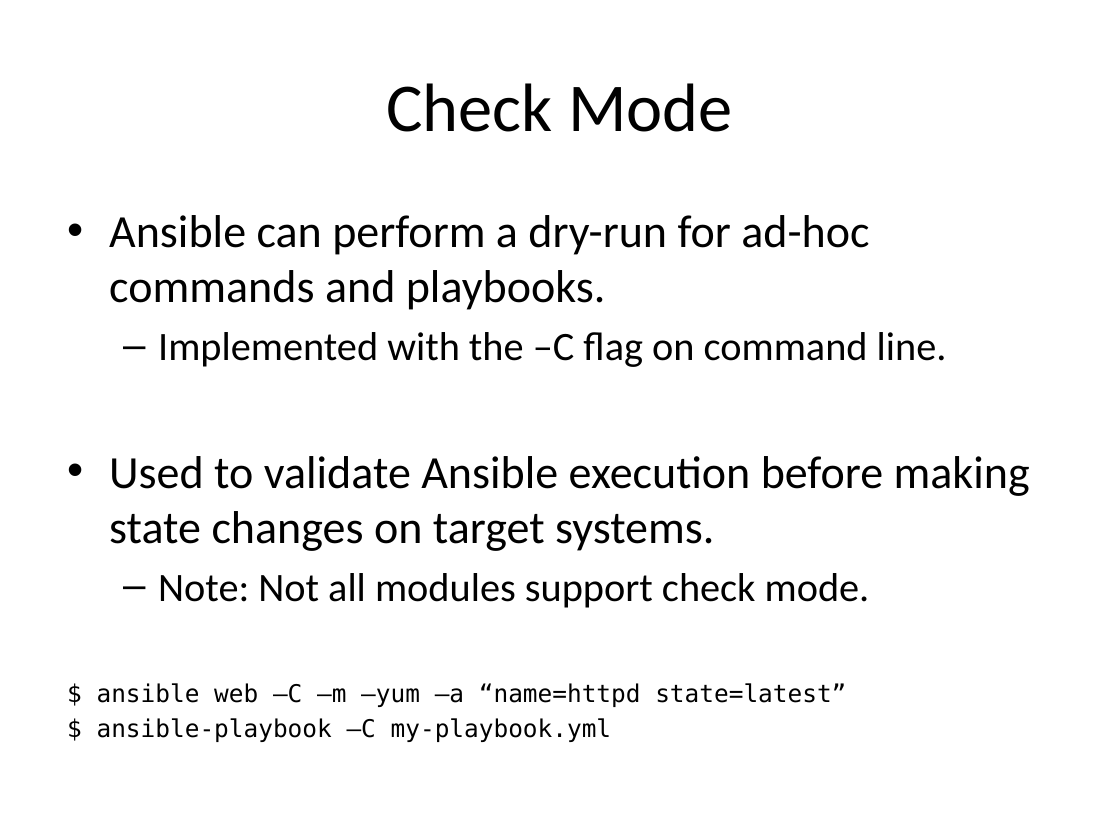
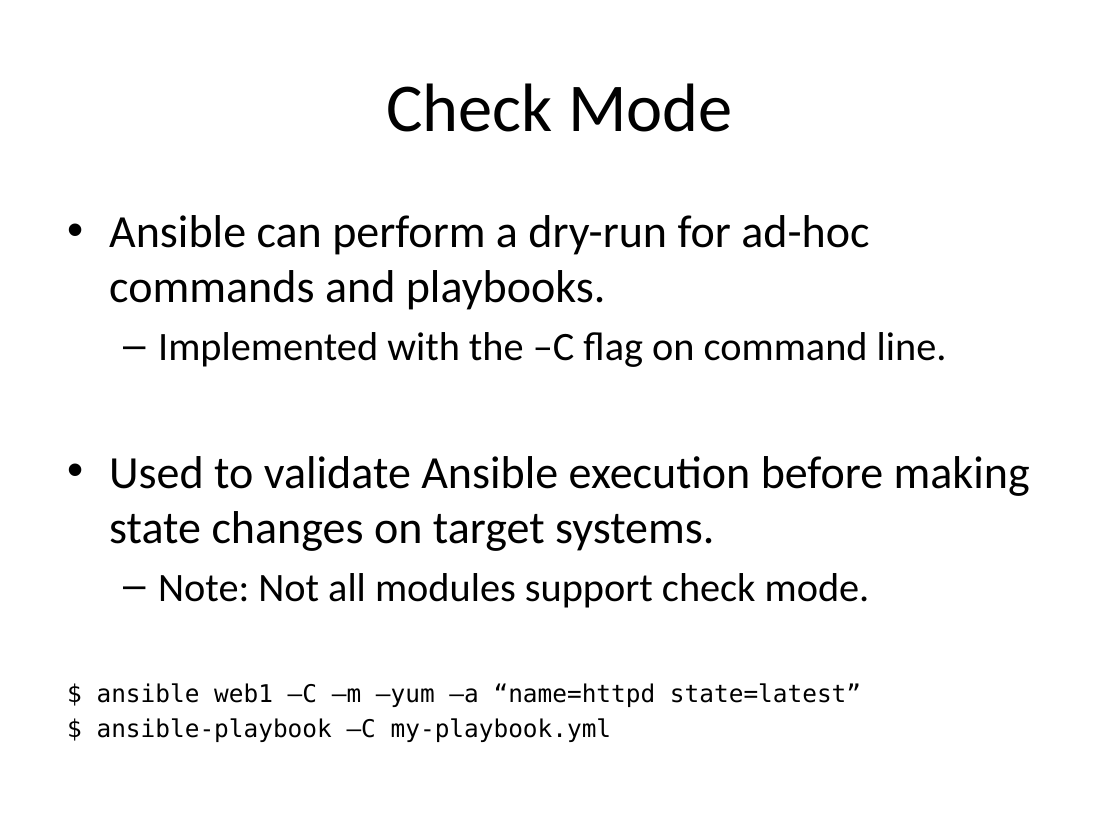
Before and after one commit to jasondbaker/infrastructure-class, a slide deck: slide 35 of lectures/infrastructure-week-10.pptx. Drawn at 1120x840 pixels with LibreOffice and Linux fonts; fonts in the diff are those of the drawing. Boxes give left, top, right and bottom in pixels: in the first picture for what was removed or moved away, otherwise in the second. Text is boxed around its words. In the diff, an @@ line names an element or a change of style, - is before the commit and + after.

```diff
--- a/lectures/infrastructure-week-10.pptx
+++ b/lectures/infrastructure-week-10.pptx
@@ text at (97, 683, 861, 707): text changed @@
-$ ansible web –C –m –yum –a “name=httpd state=latest”
+$ ansible web1 –C –m –yum –a “name=httpd state=latest”
```
Also in this commit, not shown: 1 other slide changed, 4 slides removed, 1 other file.
